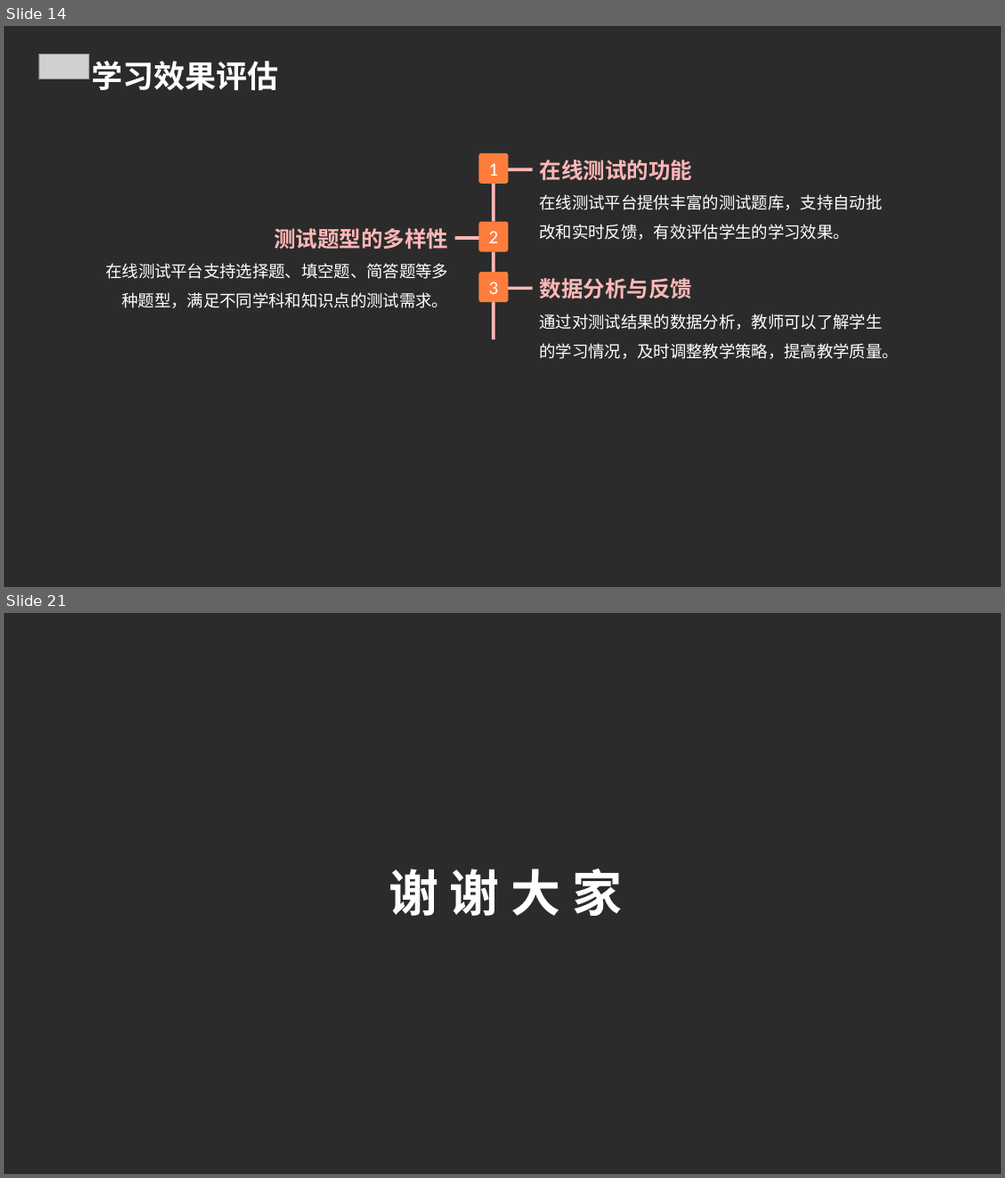
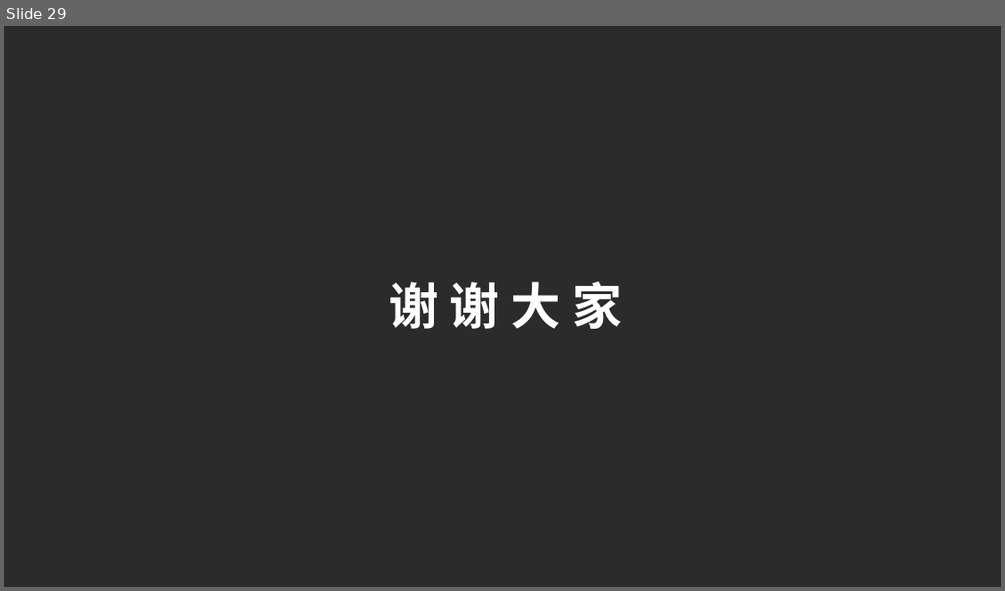
Before and after one commit to FlashLizard/Intelligent_Learning_Platform, a slide deck: src/generate_ppt/generate_ppt/ppttmp.ppt. Shown one above the other, each under a label of ours: slides 14 and 21 before the commit, slide 29 after it; the slides between them are not shown. The pictures are 1005x1178 and 1005x591 pixels, drawn with LibreOffice and Linux fonts; fonts in the diff are those of the drawing; grey boxes stand for pictures; background and template pictures are left out; a plain dark background stands for a picture behind light text. Boxes give left, top, right and bottom in pixels: in the first picture for what was removed or moved away, otherwise in the second. Text is boxed around its words. In the diff, an @@ line names an element or a change of style, - is before the commit and + after.

```diff
--- a/src/generate_ppt/generate_ppt/ppttmp.ppt
+++ b/src/generate_ppt/generate_ppt/ppttmp.ppt
@@ slide 14 removed at [4, 26, 1001, 587], background picture (left out) @@
@@ picture removed at [39, 54, 89, 79] @@
@@ text removed at [92, 61, 279, 90] @@
-学习效果评估
@@ rounded rectangle removed at [479, 153, 508, 184] @@
-1
@@ rectangle removed at [492, 184, 494, 222] @@
@@ rectangle removed at [507, 168, 533, 171] @@
@@ text removed at [540, 160, 882, 240] @@
-在线测试的功能
-在线测试平台提供丰富的测试题库，支持自动批改和实时反馈，有效评估学生的学习效果。
@@ text removed at [105, 228, 449, 308] @@
-测试题型的多样性
-在线测试平台支持选择题、填空题、简答题等多种题型，满足不同学科和知识点的测试需求。
@@ rectangle removed at [455, 236, 480, 239] @@
@@ rounded rectangle removed at [479, 221, 508, 252] @@
-2
@@ rectangle removed at [492, 252, 494, 272] @@
@@ rounded rectangle removed at [479, 272, 508, 303] @@
-3
@@ rectangle removed at [507, 286, 533, 289] @@
@@ text removed at [540, 278, 898, 359] @@
-数据分析与反馈
-通过对测试结果的数据分析，教师可以了解学生的学习情况，及时调整教学策略，提高教学质量。
@@ rectangle removed at [492, 302, 494, 339] @@
@@ what was slide 21 is now slide 29 @@
```
Also in this commit, not shown: 11 slides changed, 17 slides added, 8 other slides removed, 17 other files.
